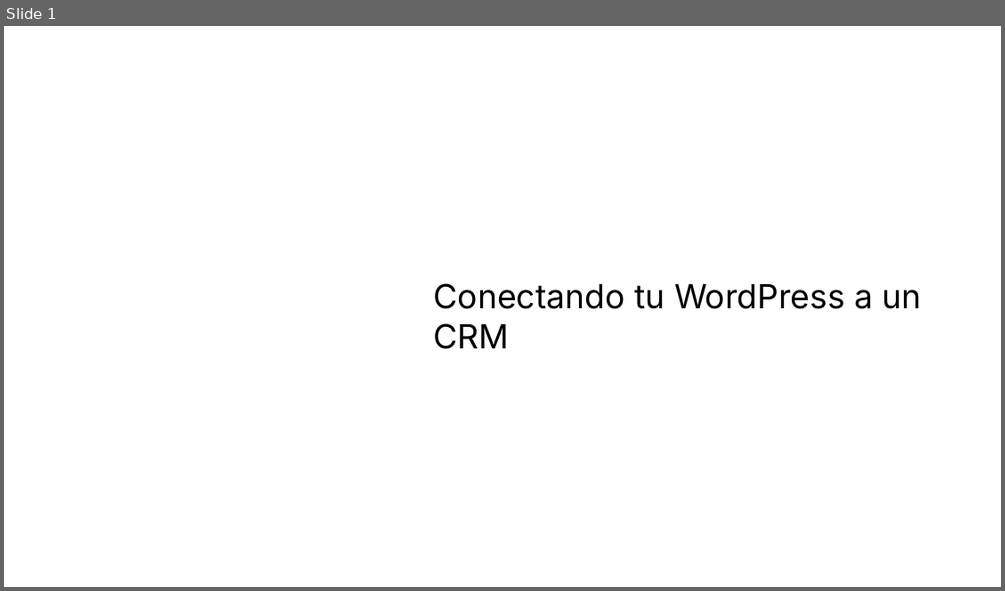
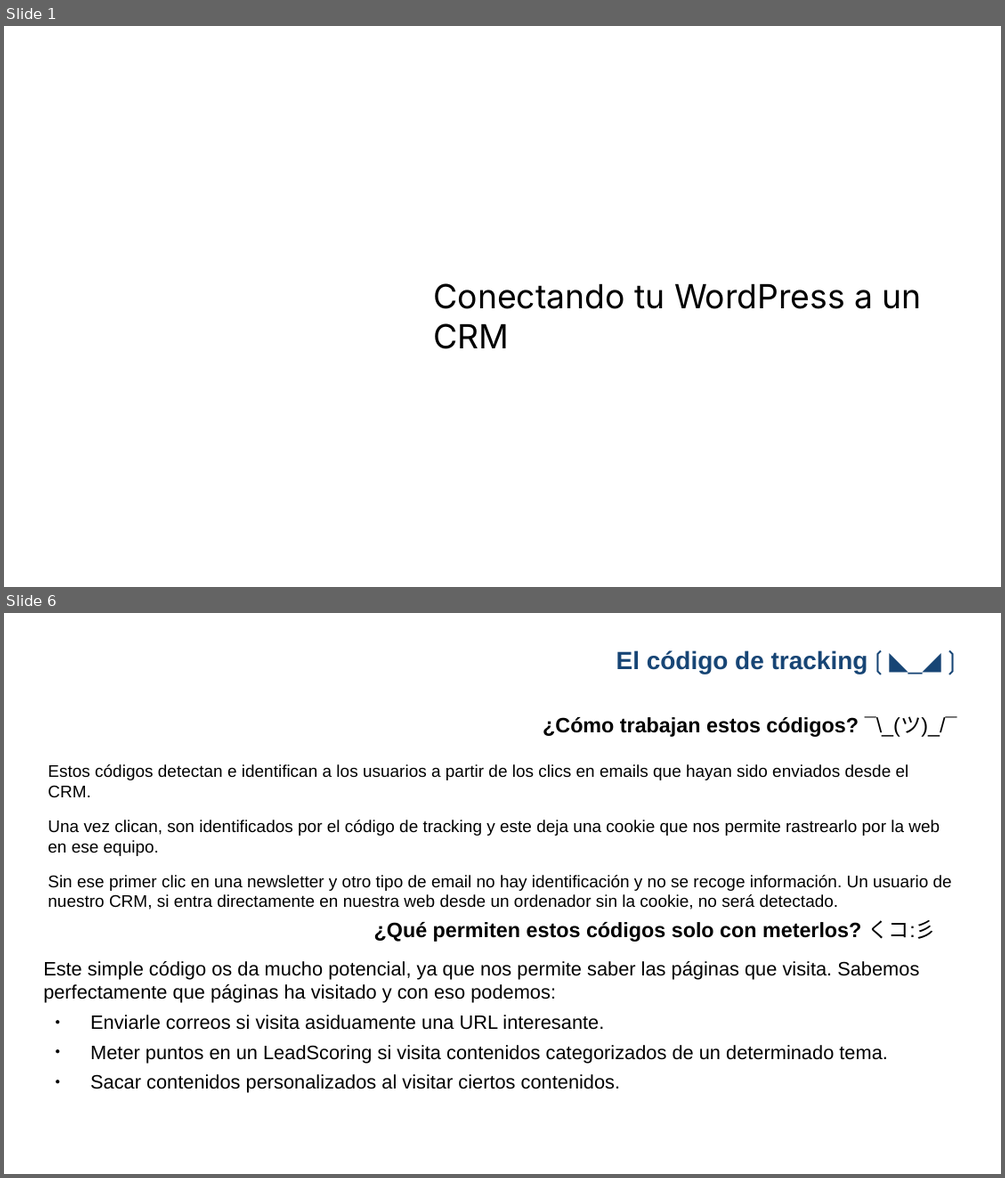
Before and after one commit to gwannon/WordCampBilbao2025, a slide deck: WCBIO25_Jorge-Monclus.pptx. Shown one above the other, each under a label of ours: slide 1 before the commit, slides 1 and 6 after it; the slides between them are not shown. The pictures are 1005x591 and 1005x1178 pixels, drawn with LibreOffice and Linux fonts; fonts in the diff are those of the drawing; background and template pictures are left out. Boxes give left, top, right and bottom in pixels: in the first picture for what was removed or moved away, otherwise in the second. Text is boxed around its words. In the diff, an @@ line names an element or a change of style, - is before the commit and + after.

```diff
--- a/WCBIO25_Jorge-Monclus.pptx
+++ b/WCBIO25_Jorge-Monclus.pptx
@@ slide 6 added at <box>4,613,1001,1174</box>, background picture (left out) @@
@@ title added at <box>616,650,868,674</box>, 18 pt, text #174575, bold @@
+El código de tracking❲◣_◢❳
@@ title added at <box>542,716,957,737</box>, 15 pt, text #000000, bold @@
+¿Cómo trabajan estos códigos? ¯\_(ツ)_/¯
@@ text added at <box>48,764,952,909</box>, 12.2 pt, text #000000 @@
+Estos códigos detectan e identifican a los usuarios a partir de los clics en emails que hayan sido enviados desde el CRM.
+Una vez clican, son identificados por el código de tracking y este deja una cookie que nos permite rastrearlo por la web en ese equipo.
+Sin ese primer clic en una newsletter y otro tipo de email no hay identificación y no se recoge información. Un usuario de nuestro CRM, si entra directamente en nuestra web desde un ordenador sin la cookie, no será detectado.
@@ title added at <box>374,920,936,941</box>, 15 pt, text #000000, bold @@
+¿Qué permiten estos códigos solo con meterlos? くコ:彡
@@ text added at <box>43,961,919,1093</box>, 14 pt, text #000000 @@
+Este simple código os da mucho potencial, ya que nos permite saber las páginas que visita. Sabemos perfectamente que páginas ha visitado y con eso podemos:
+● Enviarle correos si visita asiduamente una URL interesante.
+● Meter puntos en un LeadScoring si visita contenidos categorizados de un determinado tema.
+● Sacar contenidos personalizados al visitar ciertos contenidos.
```
Also in this commit, not shown: 2 slides changed, 15 other slides added, 4 slides removed, 2 other files.
